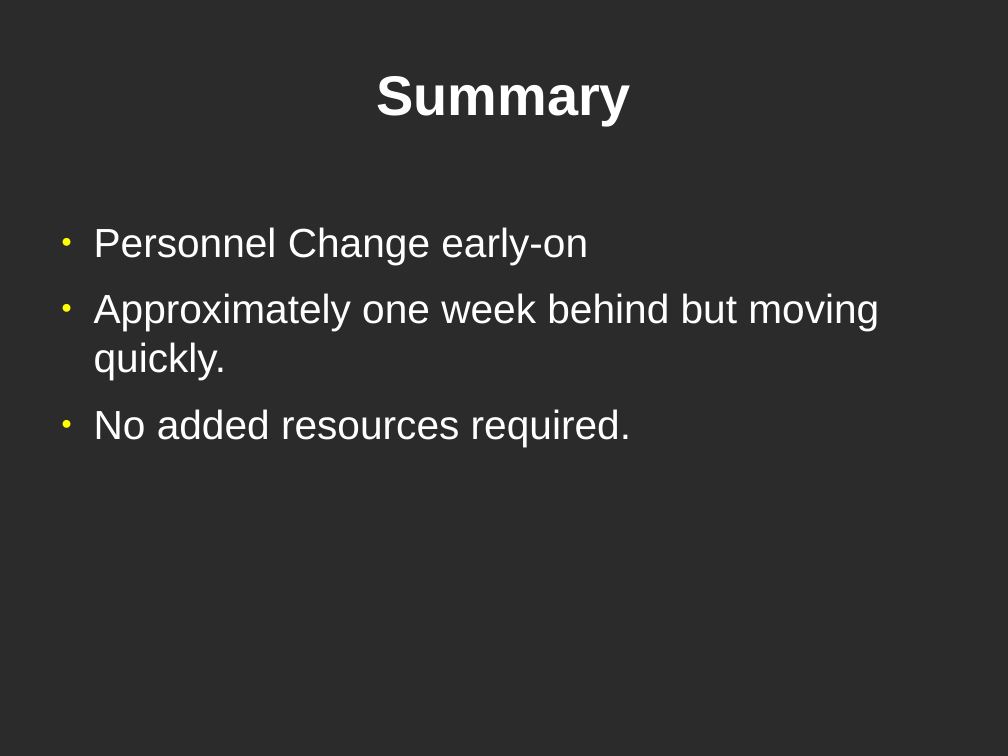
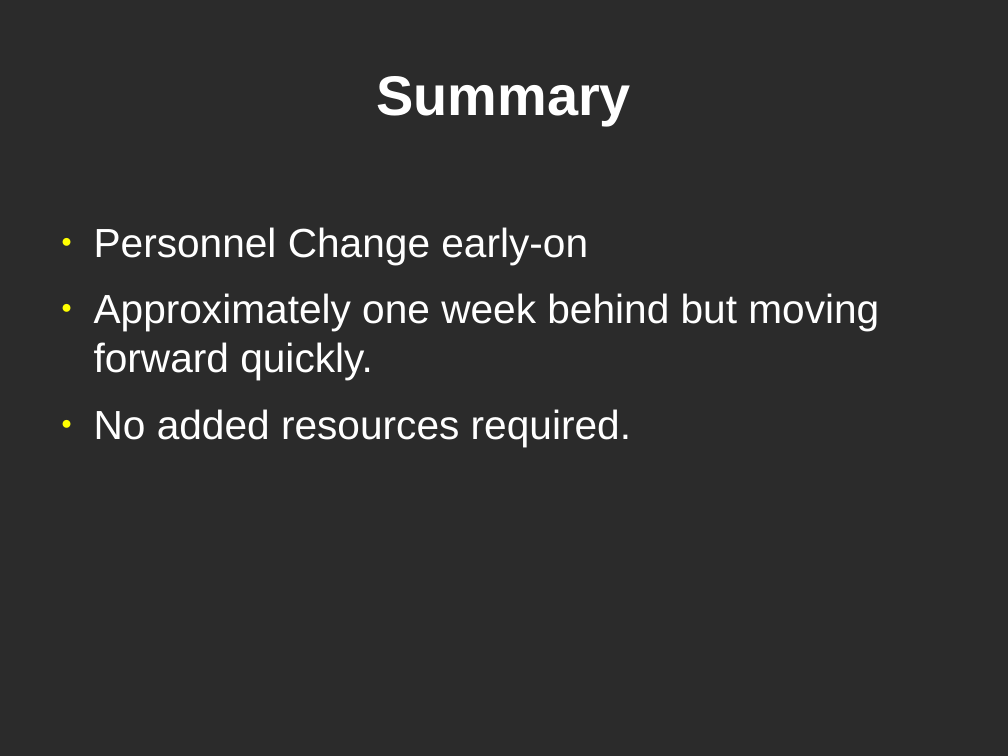
Before and after one commit to lordofhyphens/ece495a, a slide deck: slide 16 of forms/ProgressPresentation.odp (slide 14 before the commit). Drawn at 1008x756 pixels with LibreOffice and Linux fonts; fonts in the diff are those of the drawing; background and template pictures are left out; a plain dark background stands for a picture behind light text. Boxes give left, top, right and bottom in pixels: in the first picture for what was removed or moved away, otherwise in the second. Text is boxed around its words. In the diff, an @@ line names an element or a change of style, - is before the commit and + after.

```diff
--- a/forms/ProgressPresentation.odp
+++ b/forms/ProgressPresentation.odp
@@ text at [94,293,879,380]: text changed @@
-● Approximately one week behind but moving quickly.
+● Approximately one week behind but moving forward quickly.
```
Also in this commit, not shown: 1 other slide changed, 3 slides added, 1 slide removed.
